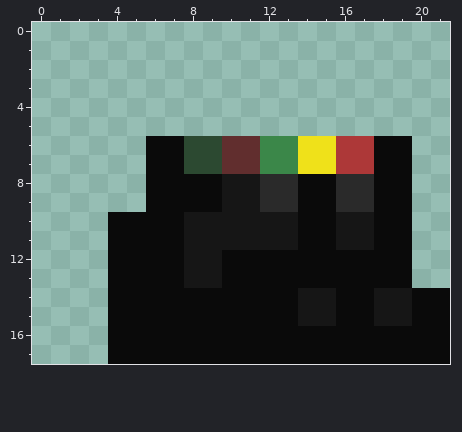
A pixel-art sprite gets an edit: Items/Vanities/Jotaro200000YenPants.png. Above: the version before the commit.
The file is 32x32 pixels. Colours within 5 levels of each other are drawn and written as one. The old version is drawn lined up with the new one, on the new canvas.
Now the later version:
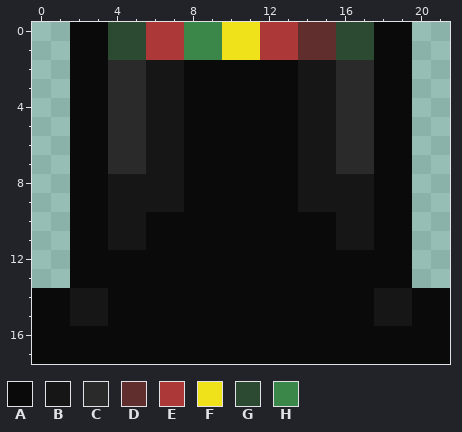
Palette (. is transparent): A #0a0a0a  B #161616  C #2a2a2a  D #612e2e  E #ad3838  F #efe11a  G #2c4931  H #3b8749
Diff:
canvas 32x32 -> 22x18, the old top-left corner now at -3,-7 (the part of the old canvas that was cut away was empty and is not shown)
y 0..1: x 2..19 .................. -> AAGGEEHHFFEEDDGGAA
y 2..5: x 2..19 .................. -> AACCBBAAAAAABBCCAA
y 6..7: x 2..17 ....AAGGDDHHFFEE -> AACCBBAAAAAABBCC
y 8..9: x 2..7 ....AA -> AABBBB; x 10..17 BBCCAACC -> AAAABBBB
y 10..11: x 2..5 ..AA -> AABB; x 8..13 BBBBBB -> AAAAAA
y 12..13: x 2..3 .. -> AA; x 8..9 BB -> AA
y 14..15: x 0..3 .... -> AABB; x 14..15 BB -> AA
y 16..17: x 0..3 .... -> AAAA
Pixel boxes of the changes (left, top, right, bottom) in both pictures:
changed: (32, 22, 412, 364)
